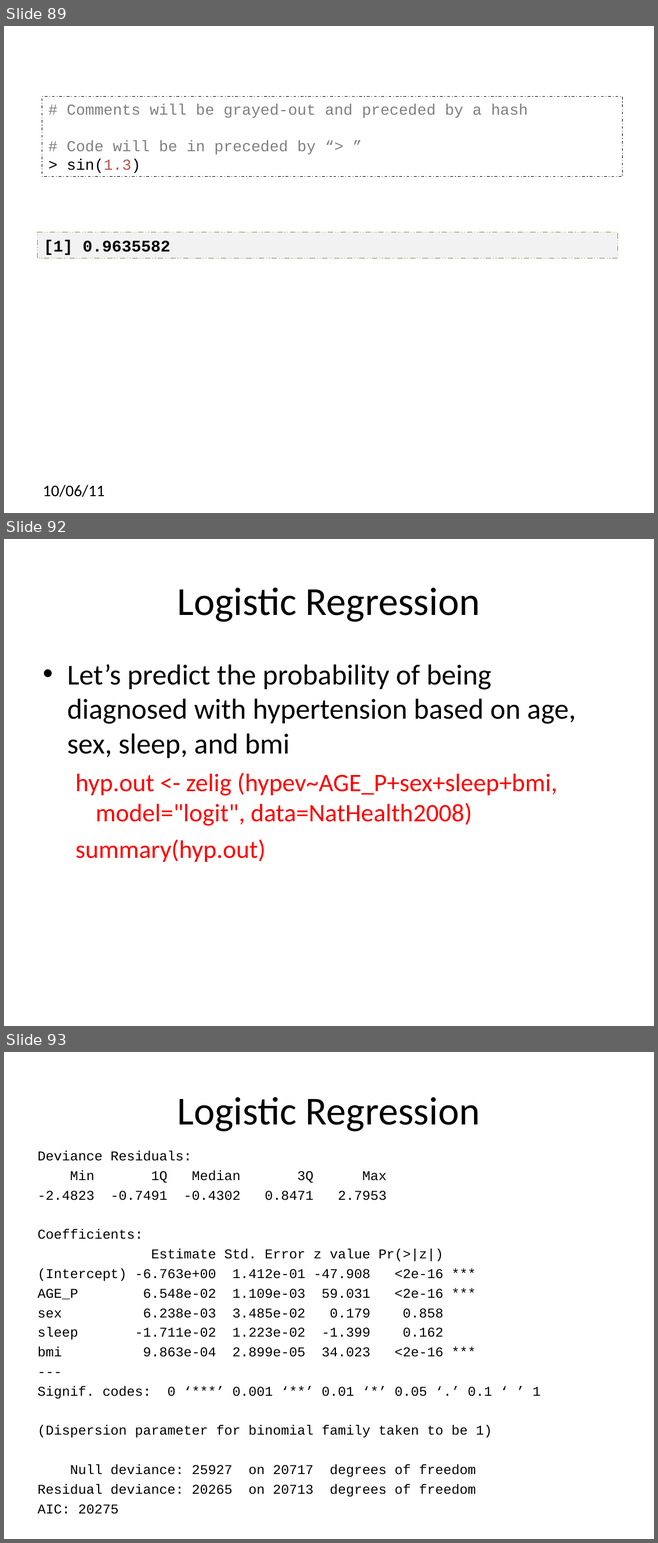
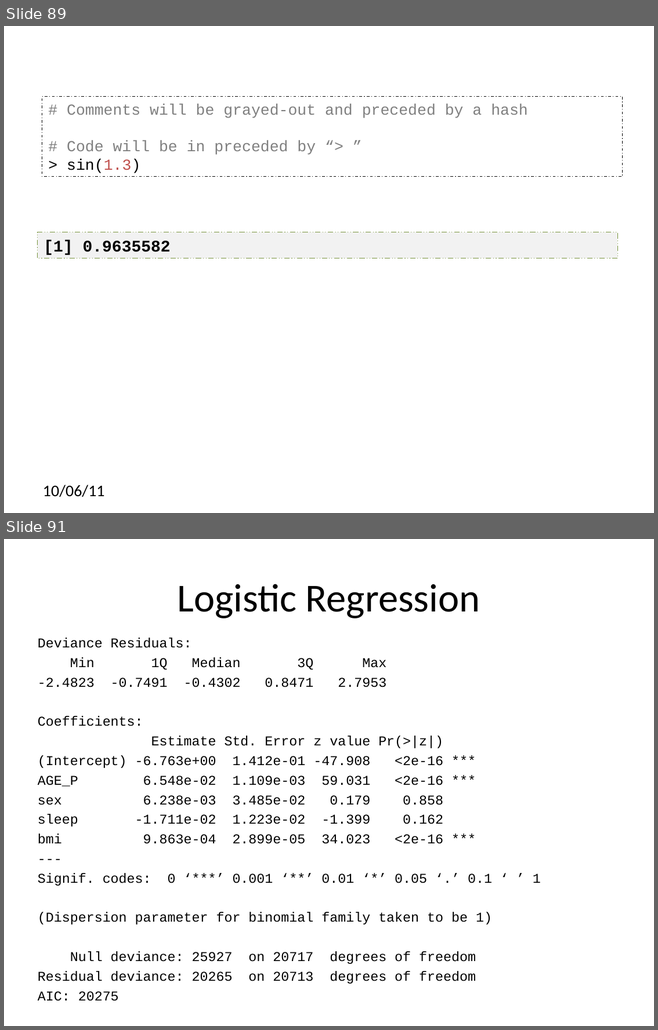
Before and after one commit to IQSS/Zelig4-Documentation, a slide deck: R-and-Stastics/R and Statistics.pptx. Shown one above the other, each under a label of ours: slides 89, 92 and 93 before the commit, slides 89 and 91 after it; the slides between them are not shown. The pictures are 658x1543 and 658x1030 pixels, drawn with LibreOffice and Linux fonts; fonts in the diff are those of the drawing. Boxes give left, top, right and bottom in pixels: in the first picture for what was removed or moved away, otherwise in the second. Text is boxed around its words. In the diff, an @@ line names an element or a change of style, - is before the commit and + after.

```diff
--- a/R-and-Stastics/R and Statistics.pptx
+++ b/R-and-Stastics/R and Statistics.pptx
@@ slide 92 removed at [4, 539, 654, 1026], background #FFFFFF @@
@@ text removed at [177, 587, 480, 622] @@
-Logistic Regression
@@ text removed at [67, 664, 575, 862] @@
-• Let’s predict the probability of being diagnosed with hypertension based on age, sex, sleep, and bmi
-  hyp.out <- zelig (hypev~AGE_P+sex+sleep+bmi, model="logit", data=NatHealth2008)
-  summary(hyp.out)
@@ what was slide 93 is now slide 91 @@
```
Also in this commit, not shown: 1 slide changed, 2 slides added, 3 other slides removed.
